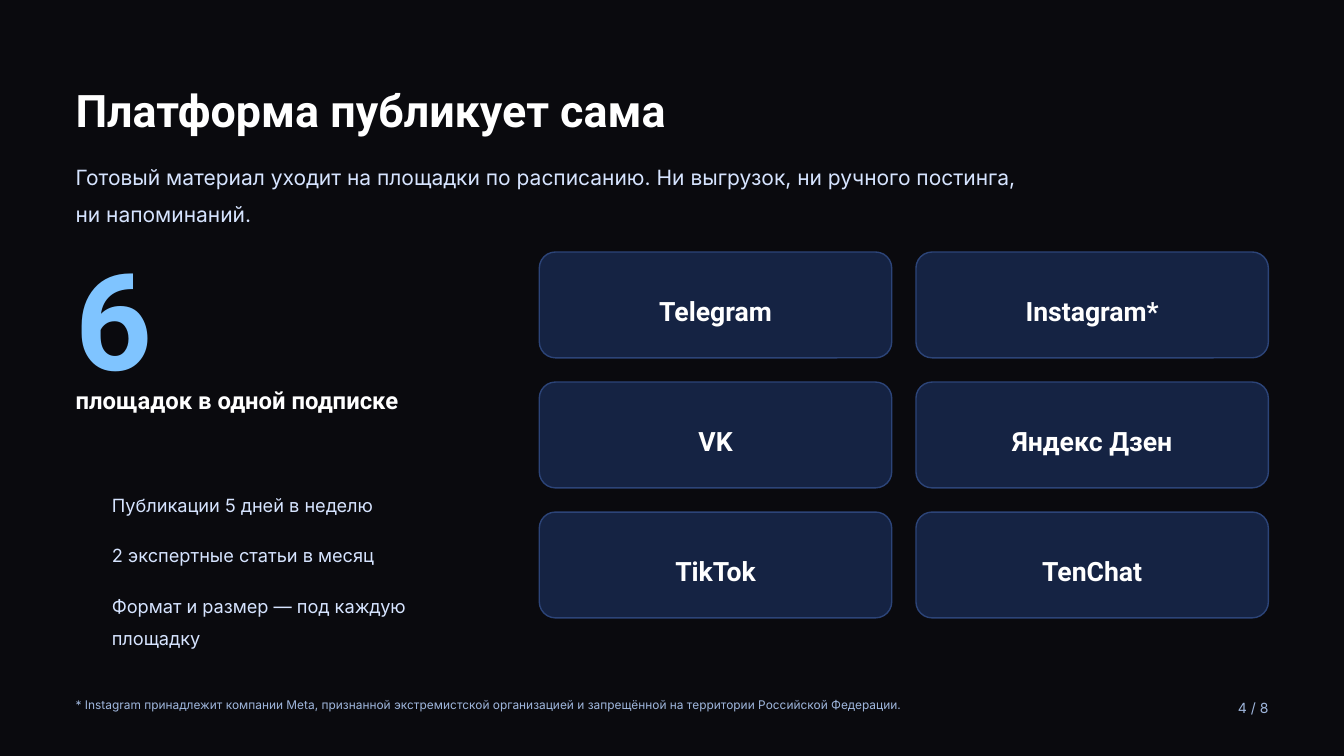
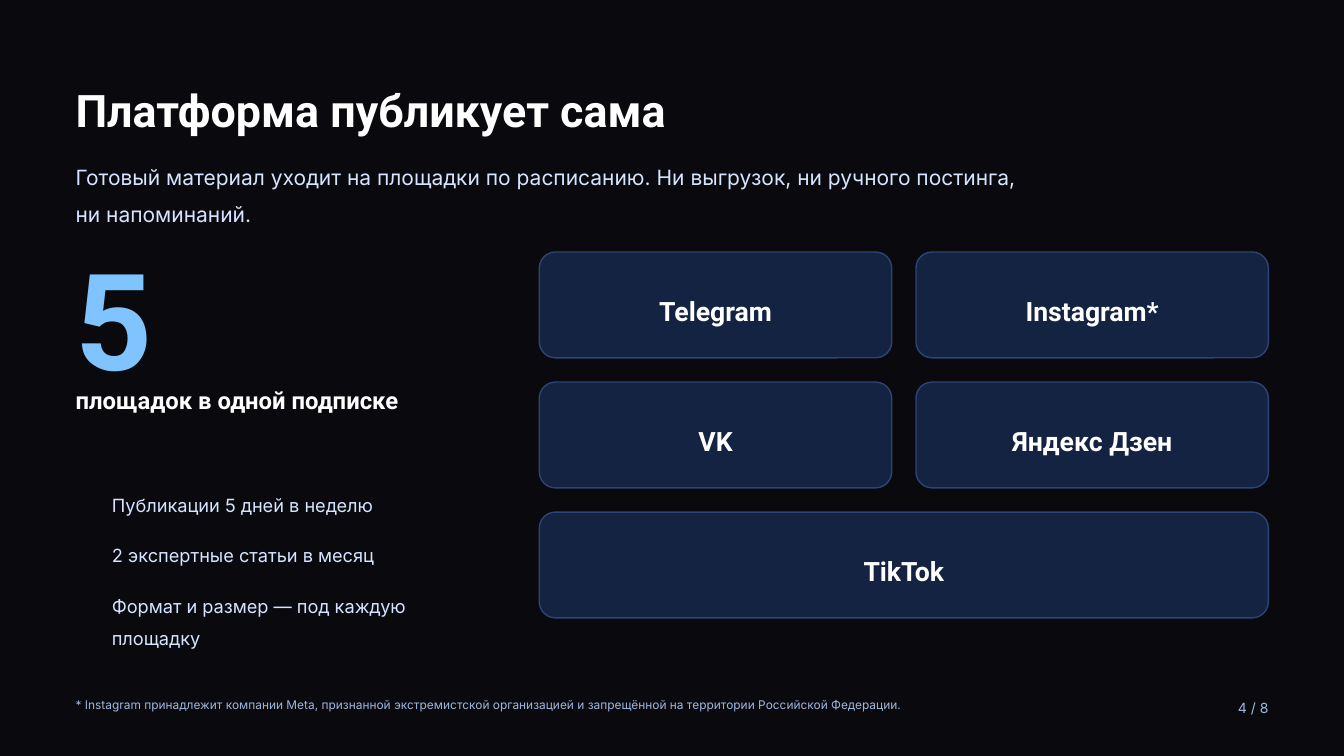
Before and after one commit to injusticebeast802-coder/taste-skill, a slide deck: slide 4 of prompter-moscow/presentation/prompter-obshchaya.pptx. Drawn at 1344x756 pixels with LibreOffice and Linux fonts; fonts in the diff are those of the drawing; background and template pictures are left out. Boxes give left, top, right and bottom in pixels: in the first picture for what was removed or moved away, otherwise in the second. Text is boxed around its words. In the diff, an @@ line names an element or a change of style, - is before the commit and + after.

```diff
--- a/prompter-moscow/presentation/prompter-obshchaya.pptx
+++ b/prompter-moscow/presentation/prompter-obshchaya.pptx
@@ text at (76, 274, 153, 402): text changed @@
-6
+5
@@ rounded rectangle: place and size @@
-rounded rectangle at (539, 512, 892, 618)
+rounded rectangle at (539, 512, 1268, 618)
@@ rounded rectangle removed at (917, 512, 1269, 618) @@
@@ text "TikTok": place and size @@
-text "TikTok" at (675, 561, 756, 582)
+text "TikTok" at (864, 561, 945, 582)
@@ text removed at (1042, 561, 1142, 582) @@
-TenChat
```
Also in this commit, not shown: 1 other slide changed, 7 other files.
